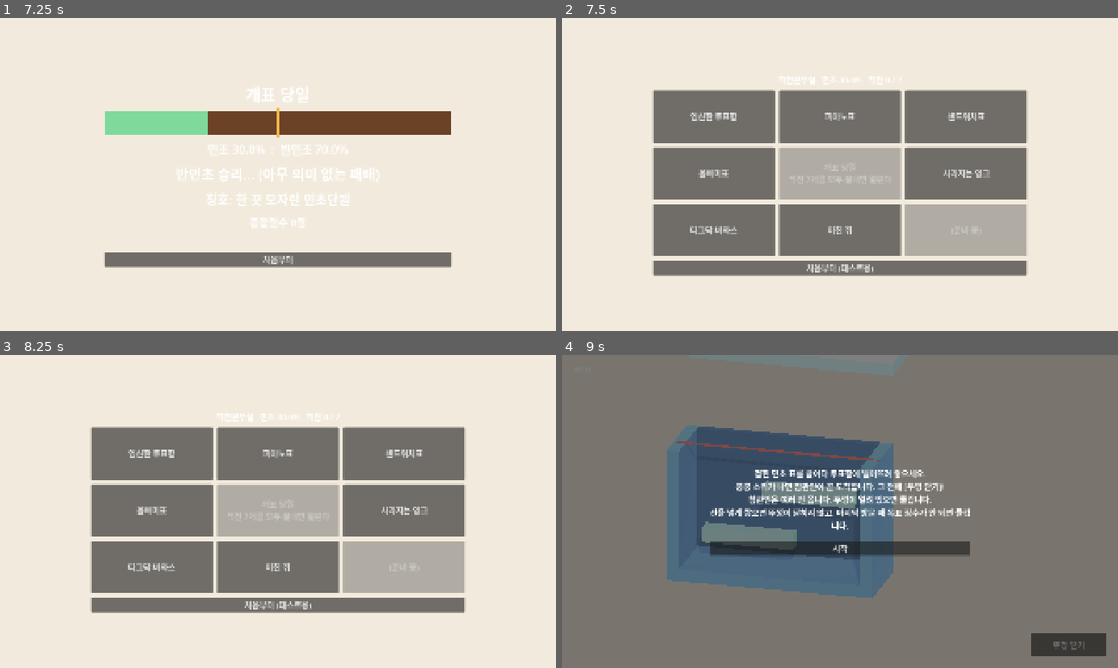
Above: before the commit, frames 1-4 (two rows, left to right).
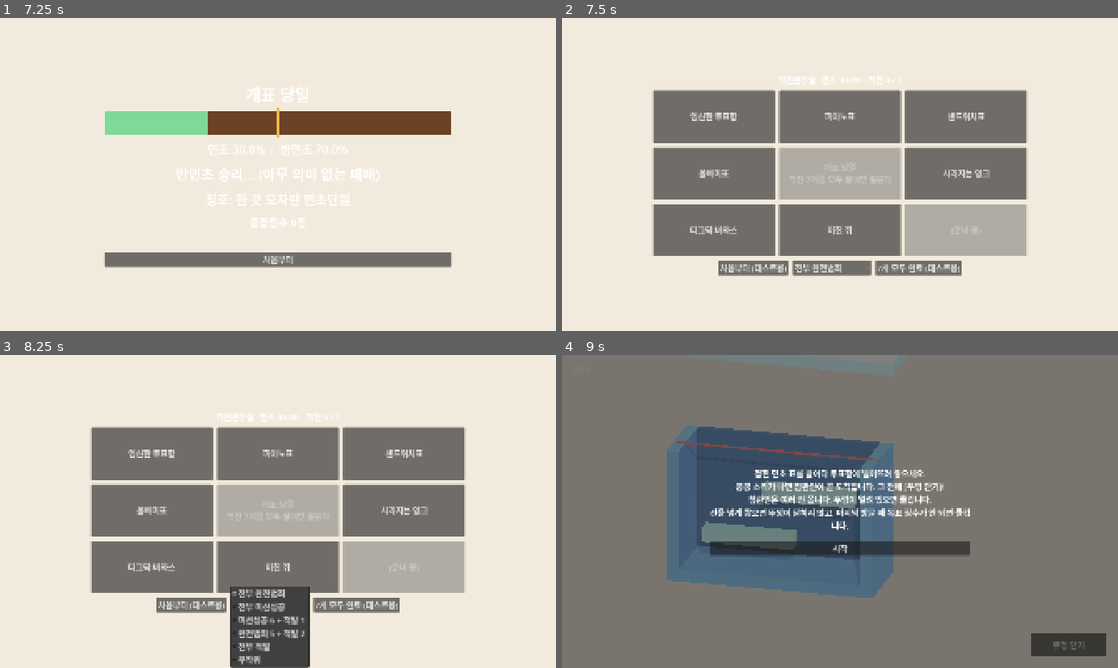
Above: after the commit, the same moments.

Repository: hahaha13791/mincho-game
Game: Godot game, scene res://main/final_count.tscn
Same seed, same stepped clock (60 frames per second), same inputs: the game is played once before the commit and once after it. This scene is started directly instead of the project's main scene.
Inputs (mouse positions are in pixels of both pictures, inside the frame that each line leads up to):
- Up to frame 1 (7.25 s): tap Enter at 0.5, 2, 3.5 s; move the mouse to (400, 158) at 0.52 s; click (400, 158) at 0.67 s; tap Space at 1.25, 2.75 s; move the mouse to (166, 190) at 1.27 s; click (166, 190) at 1.42 s; move the mouse to (333, 105) at 2.02 s; click (333, 105) at 2.17 s; move the mouse to (250, 237) at 2.77 s; click (250, 237) at 2.92 s; move the mouse to (444, 221) at 3.52 s; click (444, 221) at 3.67 s; move the mouse to (111, 127) at 4.27 s; click (111, 127) at 4.42 s; move the mouse to (305, 174) at 5.02 s; click (305, 174) at 5.17 s; move the mouse to (194, 96) at 5.77 s; click (194, 96) at 5.92 s; move the mouse to (400, 158) at 6.52 s; click (400, 158) at 6.67 s
- Up to frame 2 (7.5 s): click "처음부터" at 7.25 s
- Up to frame 3 (8.25 s): click (272, 605) at 8 s, where only the run after the commit has a clickable "전부 완전범죄"
- Up to frame 4 (9 s): click "임신한 투표함" at 8.75 s

Frame 1 is identical in both runs. In frame 2, 1.9% of the frame differs, in the area x 16-84%, y 77-83%; in frame 3, 5.3%, in the area x 16-84%, y 74-100%; in frame 4, nothing differs.

Commit message:
feat(main): 허브에 7개 모두 완료 테스트 버튼 추가 (임시)
- 프리셋(전부 완전범죄, 전부 미션성공, 미션성공 6+적발 1, 완전범죄 5+적발 2, 전부 적발, 무작위)으로 등급을 채워 개표 화면을 빨리 확인
- 허브 카드 문구의 줄바꿈이 문자열 안의 실제 줄바꿈으로 들어가 있던 것을 \n 이스케이프로 정리
- "운 좋은 행동대장" 조건을 적발 2회 이상으로 낮춤 (7개 중 적발 3회로는 득표상 이길 수 없음)

Co-Authored-By: Claude Sonnet 5.5 <noreply@anthropic.com>

Diff:
--- a/common/final_rules.gd
+++ b/common/final_rules.gd
@@ -23,7 +23,7 @@
 		return "그림자 민초단장"
 	if not ranks.is_empty() and caught == ranks.size():
 		return "민초의 수치, 즉시 제명"
-	if win and caught >= 3:
+	if win and caught >= 2:
 		return "운 좋은 행동대장"
 	if win and caught == 0 and perfect >= 4:
 		return "소리 없는 민초 참모"
--- a/common/test_final_rules.gd
+++ b/common/test_final_rules.gd
@@ -27,7 +27,7 @@
 	_check(not FinalRules.is_special([]), "빈 목록은 추가 이벤트 아님")
 	_check(FinalRules.title(_ranks(7, 0, 0), 79.0) == "그림자 민초단장", "전부 완전범죄")
 	_check(FinalRules.title(_ranks(0, 0, 7), 9.0) == "민초의 수치, 즉시 제명", "전부 적발")
-	_check(FinalRules.title(_ranks(4, 0, 3), 55.0) == "운 좋은 행동대장", "적발 많은데 이김")
+	_check(FinalRules.title(_ranks(5, 0, 2), 59.0) == "운 좋은 행동대장", "적발 많은데 이김")
 	_check(FinalRules.title(_ranks(5, 2, 0), 67.0) == "소리 없는 민초 참모", "적발 없고 완전범죄 다수")
 	_check(FinalRules.title(_ranks(0, 7, 0), 54.5) == "동네 민초 대장", "무난하게 이김")
 	_check(FinalRules.title(_ranks(0, 6, 1), 48.0) == "한 끗 모자란 민초단원", "아깝게 짐")
--- a/main/hub.gd
+++ b/main/hub.gd
@@ -5,6 +5,15 @@
 const LIST: MinigameList = preload("res://main/minigame_list.tres")
 const CENTER_INDEX: int = 4
 const CARD_SIZE: Vector2 = Vector2(420, 180)
+# 테스트용 채우기 프리셋(이름 -> 등급 목록). 목록은 순서대로 미니게임에 배정되고 모자라면 마지막 값을 쓴다
+const FILL_PRESETS: Dictionary = {
+	"전부 완전범죄": [Grade.Rank.PERFECT],
+	"전부 미션성공": [Grade.Rank.SUCCESS],
+	"미션성공 6 + 적발 1": [Grade.Rank.SUCCESS, Grade.Rank.SUCCESS, Grade.Rank.SUCCESS, Grade.Rank.SUCCESS, Grade.Rank.SUCCESS, Grade.Rank.SUCCESS, Grade.Rank.CAUGHT],
+	"완전범죄 5 + 적발 2": [Grade.Rank.PERFECT, Grade.Rank.PERFECT, Grade.Rank.PERFECT, Grade.Rank.PERFECT, Grade.Rank.PERFECT, Grade.Rank.CAUGHT, Grade.Rank.CAUGHT],
+	"전부 적발": [Grade.Rank.CAUGHT],
+	"무작위": [],
+}
 
 
 func _ready() -> void:
@@ -38,13 +47,27 @@
 		var slot: int = i if i < CENTER_INDEX else i - 1
 		grid.add_child(_card(LIST.entries[slot] if slot < LIST.entries.size() else null))
 
-	# shortcut: 테스트용 초기화 버튼, 최종 개표/타이틀이 생기면 제거
+	# shortcut: 테스트용 버튼들. 타이틀과 리더보드가 생기면 제거
+	var tools: HBoxContainer = HBoxContainer.new()
+	tools.alignment = BoxContainer.ALIGNMENT_CENTER
+	tools.add_theme_constant_override("separation", 16)
+	box.add_child(tools)
 	var reset: Button = Button.new()
 	reset.text = "처음부터 (테스트용)"
 	reset.pressed.connect(func() -> void:
 		GameState.reset()
 		get_tree().reload_current_scene())
-	box.add_child(reset)
+	tools.add_child(reset)
+	var preset: OptionButton = OptionButton.new()
+	for p in FILL_PRESETS:
+		preset.add_item(p)
+	tools.add_child(preset)
+	var fill: Button = Button.new()
+	fill.text = "7개 모두 완료 (테스트용)"
+	fill.pressed.connect(func() -> void:
+		_fill_all(preset.selected)
+		get_tree().reload_current_scene())
+	tools.add_child(fill)
 
 
 func _card(entry: MinigameEntry) -> Button:
@@ -54,12 +77,10 @@
 		b.text = "(준비 중)"
 		b.disabled = true
 	elif GameState.is_done(entry.id):
-		b.text = "%s
-[%s]" % [entry.display_name, Grade.NAMES[GameState.grades[entry.id]]]
+		b.text = "%s\n[%s]" % [entry.display_name, Grade.NAMES[GameState.grades[entry.id]]]
 		b.disabled = true
 	elif entry.scene.is_empty():
-		b.text = "%s
-(준비 중)" % entry.display_name
+		b.text = "%s\n(준비 중)" % entry.display_name
 		b.disabled = true
 	else:
 		b.text = entry.display_name
@@ -71,11 +92,22 @@
 	var b: Button = Button.new()
 	b.custom_minimum_size = CARD_SIZE
 	if done >= GameState.MINIGAME_COUNT:
-		b.text = "개표 당일
-개표를 시작한다"
+		b.text = "개표 당일\n개표를 시작한다"
 		b.pressed.connect(Flow.go_final)
 	else:
-		b.text = "개표 당일
-작전 %d개를 모두 끝내면 열린다" % GameState.MINIGAME_COUNT
+		b.text = "개표 당일\n작전 %d개를 모두 끝내면 열린다" % GameState.MINIGAME_COUNT
 		b.disabled = true
 	return b
+
+
+# shortcut: 테스트용. 득표와 등급을 초기화한 뒤 씬이 있는 미니게임을 프리셋대로 채운다
+func _fill_all(preset: int) -> void:
+	GameState.reset()
+	var ranks: Array = FILL_PRESETS.values()[preset]
+	var i: int = 0
+	for entry in LIST.entries:
+		if entry.scene.is_empty():
+			continue
+		var rank: Grade.Rank = Grade.Rank.values().pick_random() if ranks.is_empty() else ranks[mini(i, ranks.size() - 1)]
+		GameState.submit_result(entry.id, rank)
+		i += 1
Not shown, changed: docs/todo/hub.md
